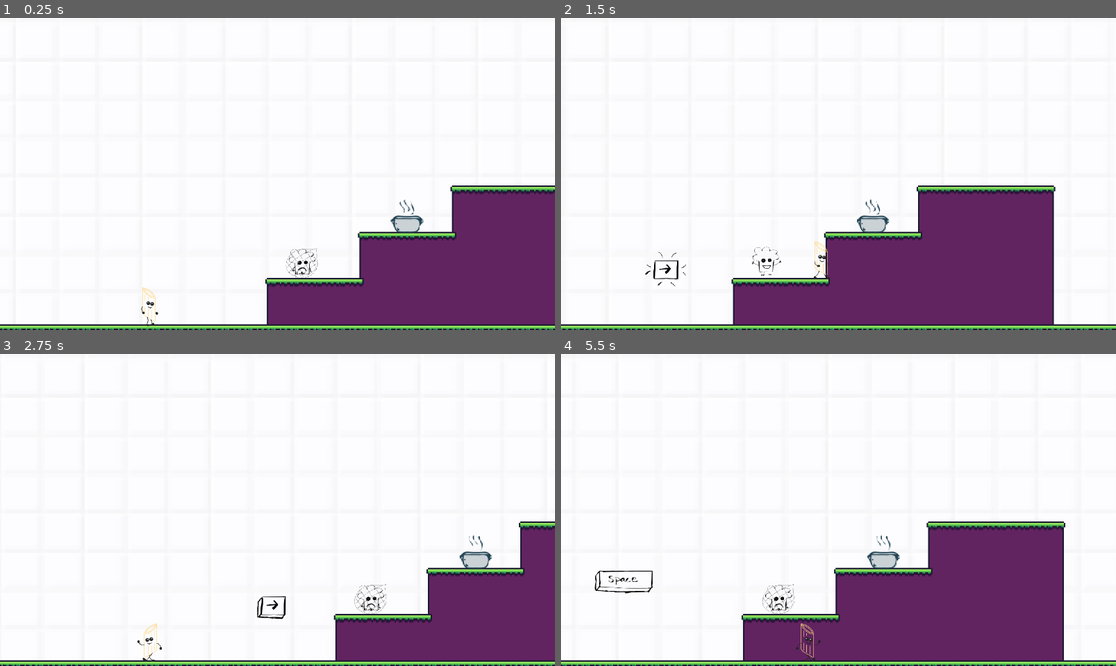
Above: before the commit, frames 1-4 (two rows, left to right).
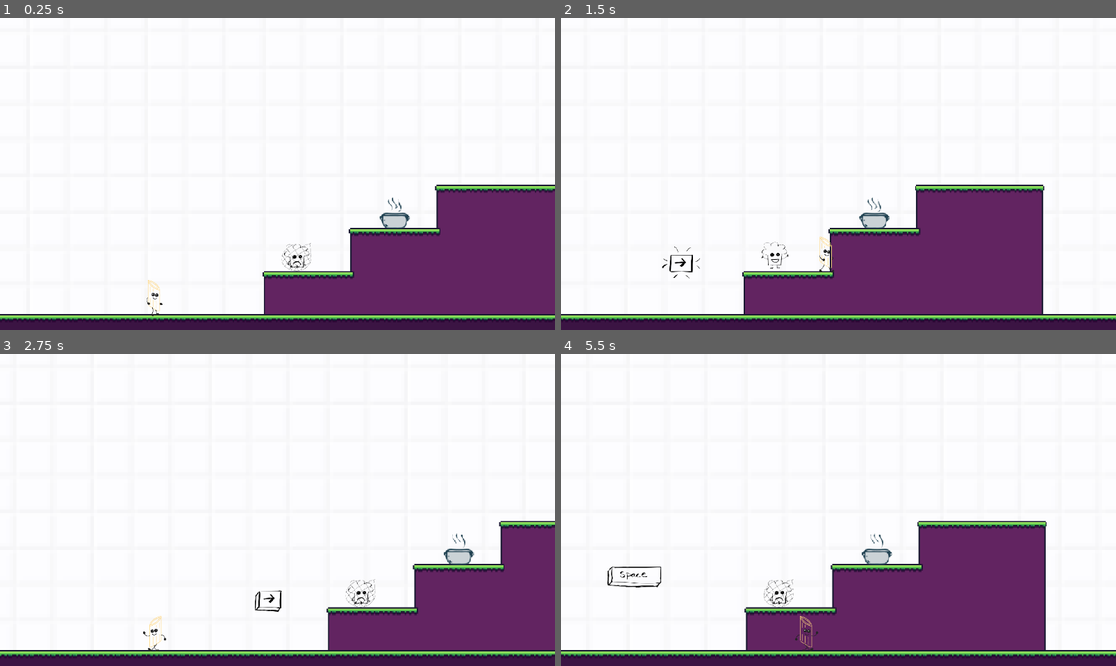
Above: after the commit, the same moments.

Repository: johannaeklundh/penneforyourlife
Game: Godot game, scene res://Assets/Scenes/Areas/area_1.tscn
Same seed, same stepped clock (60 frames per second), same inputs: the game is played once before the commit and once after it.
Inputs:
- Up to frame 1 (0.25 s): no input
- Up to frame 2 (1.5 s): hold Right (move_right) from 0.53 s (still down); tap E (interact) at 0.6, 1.35 s; tap Space (jump) at 0.77 s
- Up to frame 3 (2.75 s): tap Space (jump) at 1.52 s; release Right (move_right) at 2.03 s; hold Left (move_left) from 2.03 s (still down); tap E (interact) at 2.1 s
- Up to frame 4 (5.5 s): release Left (move_left) at 2.78 s; hold Right (move_right) 2.78-4.28 s; tap E (interact) every 0.75 s from 2.85 to 5.1 s; tap Space (jump) at 3.02, 3.77, 4.52 s; hold Left (move_left) 4.28-5.03 s; hold Right (move_right) from 5.03 s (still down)

The runs differ from the first frame. In frame 1, 8.4% of the frame differs, in the area x 0-100%, y 53-100%; in frame 2, 8.9%; in frame 3, 8.8%; in frame 4, 9.8%.

Commit message:
changed camera

Diff:
--- a/Assets/Scenes/player.tscn
+++ b/Assets/Scenes/player.tscn
@@ -90,7 +90,7 @@
 
 [node name="Camera2D" type="Camera2D" parent="."]
 offset = Vector2(50, -100)
-zoom = Vector2(3, 3)
+zoom = Vector2(2.8, 2.8)
 position_smoothing_speed = 10.0
 drag_horizontal_enabled = true
 drag_vertical_enabled = true
